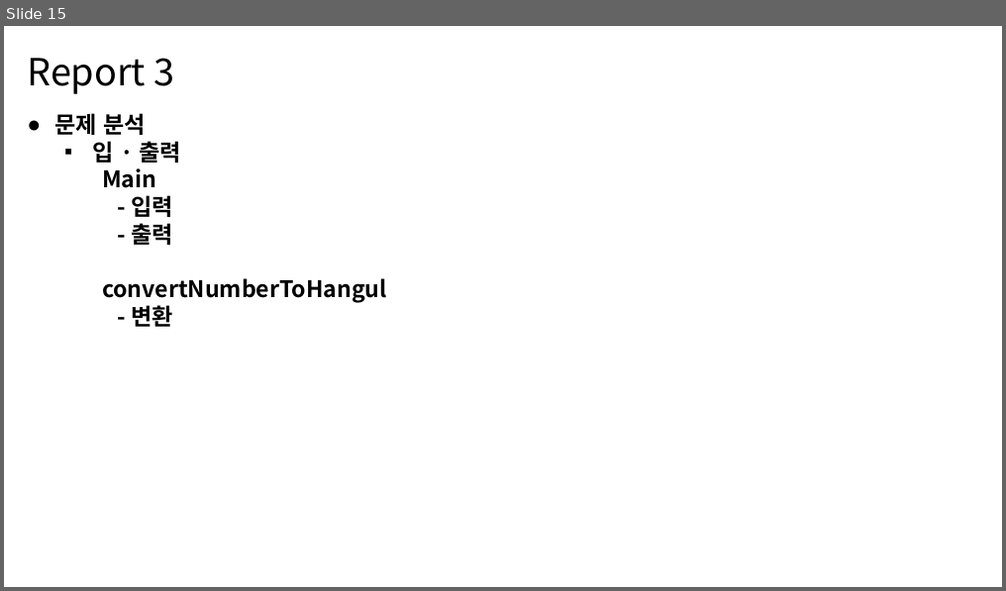
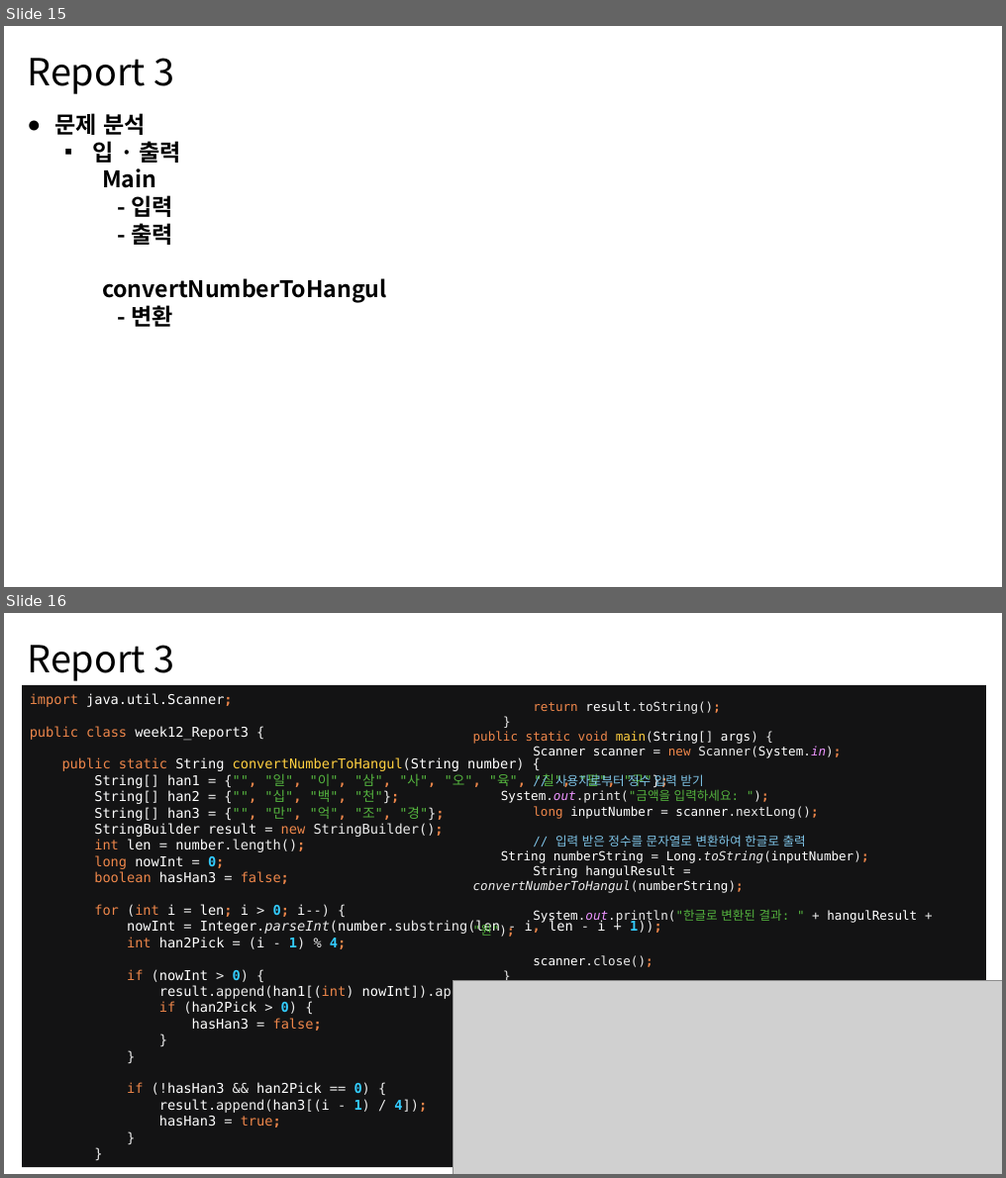
Before and after one commit to MDR-Evan/KBU-ProgrammingLanguageUtilization1, a slide deck: out/production/[과제]/12차-김진용-2301111.pptx. Shown one above the other, each under a label of ours: slide 15 before the commit, slides 15 and 16 after it. The pictures are 1006x591 and 1006x1178 pixels, drawn with LibreOffice and Linux fonts; fonts in the diff are those of the drawing; grey boxes stand for pictures. Boxes give left, top, right and bottom in pixels: in the first picture for what was removed or moved away, otherwise in the second. Text is boxed around its words. In the diff, an @@ line names an element or a change of style, - is before the commit and + after.

```diff
--- a/out/production/[과제]/12차-김진용-2301111.pptx
+++ b/out/production/[과제]/12차-김진용-2301111.pptx
@@ slide 16 added at bbox=[4, 613, 1002, 1174], background #FFFFFF @@
@@ text added at bbox=[27, 645, 175, 681], 36 pt, text #000000 @@
+Report 3
@@ rectangle added at bbox=[22, 685, 986, 1167], fill #131314, 13 pt, text #FFFFFF @@
+import java.util.Scanner;
+public class week12_Report3 {
+public static String convertNumberToHangul(String number) {
+String[] han1 = {"", "일", "이", "삼", "사", "오", "육", "칠", "팔", "구"};
+String[] han2 = {"", "십", "백", "천"};
+String[] han3 = {"", "만", "억", "조", "경"};
+StringBuilder result = new StringBuilder();
+int len = number.length();
+long nowInt = 0;
+boolean hasHan3 = false;
+for (int i = len; i > 0; i--) {
+nowInt = Integer.parseInt(number.substring(len - i, len - i + 1));
+int han2Pick = (i - 1) % 4;
+if (nowInt > 0) {
+result.append(han1[(int) nowInt]).append(han2[han2Pick]);
+if (han2Pick > 0) {
+hasHan3 = false;
+}
+}
+if (!hasHan3 && han2Pick == 0) {
+result.append(han3[(i - 1) / 4]);
+hasHan3 = true;
+}
+}
@@ text added at bbox=[473, 701, 917, 967], 12 pt, text #FFFFFF @@
+return result.toString();
+}
+public static void main(String[] args) {
+Scanner scanner = new Scanner(System.in);
+// 사용자로부터 정수 입력 받기
+System.out.print("금액을 입력하세요: ");
+long inputNumber = scanner.nextLong();
+// 입력 받은 정수를 문자열로 변환하여 한글로 출력
+String numberString = Long.toString(inputNumber);
+String hangulResult = convertNumberToHangul(numberString);
+System.out.println("한글로 변환된 결과: " + hangulResult + "원");
+scanner.close();
+}
+}
@@ picture added at bbox=[453, 980, 1002, 1174] @@
```
Also in this commit, not shown: 1 slide changed, 1 slide removed, 11 other files.
